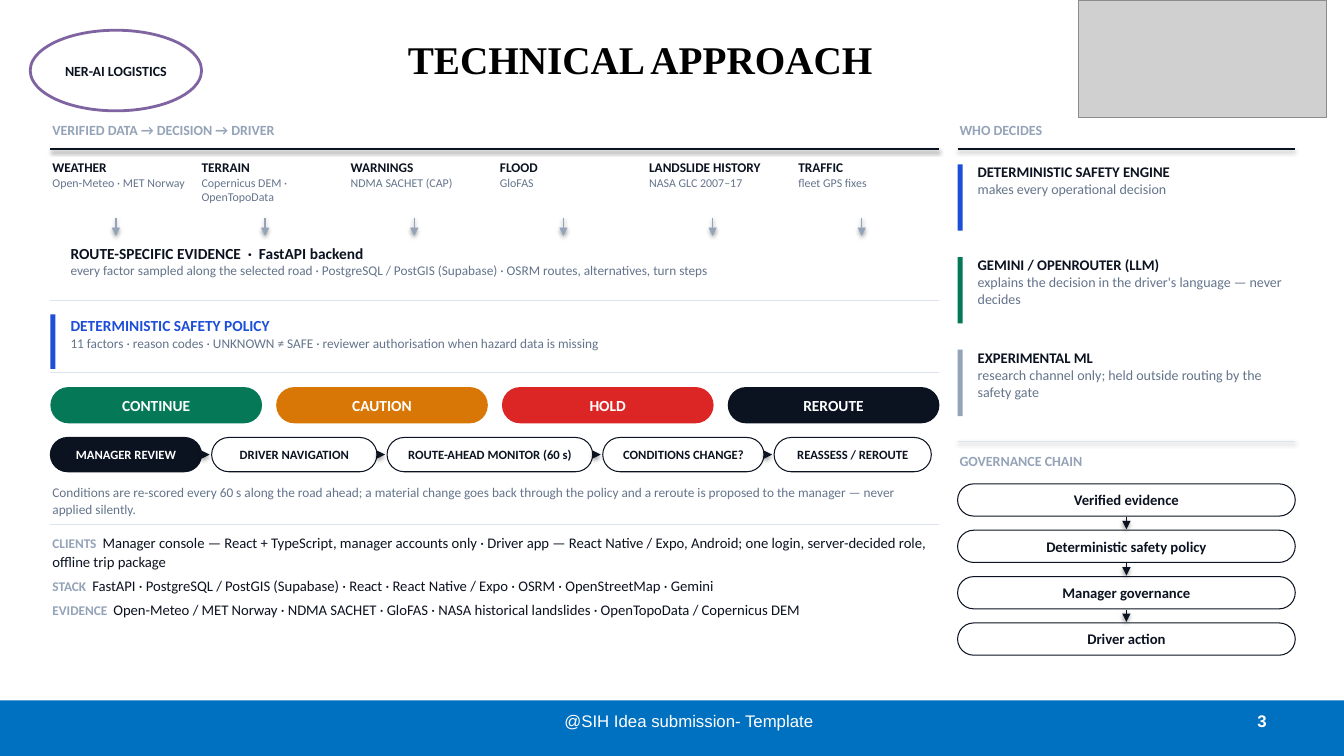
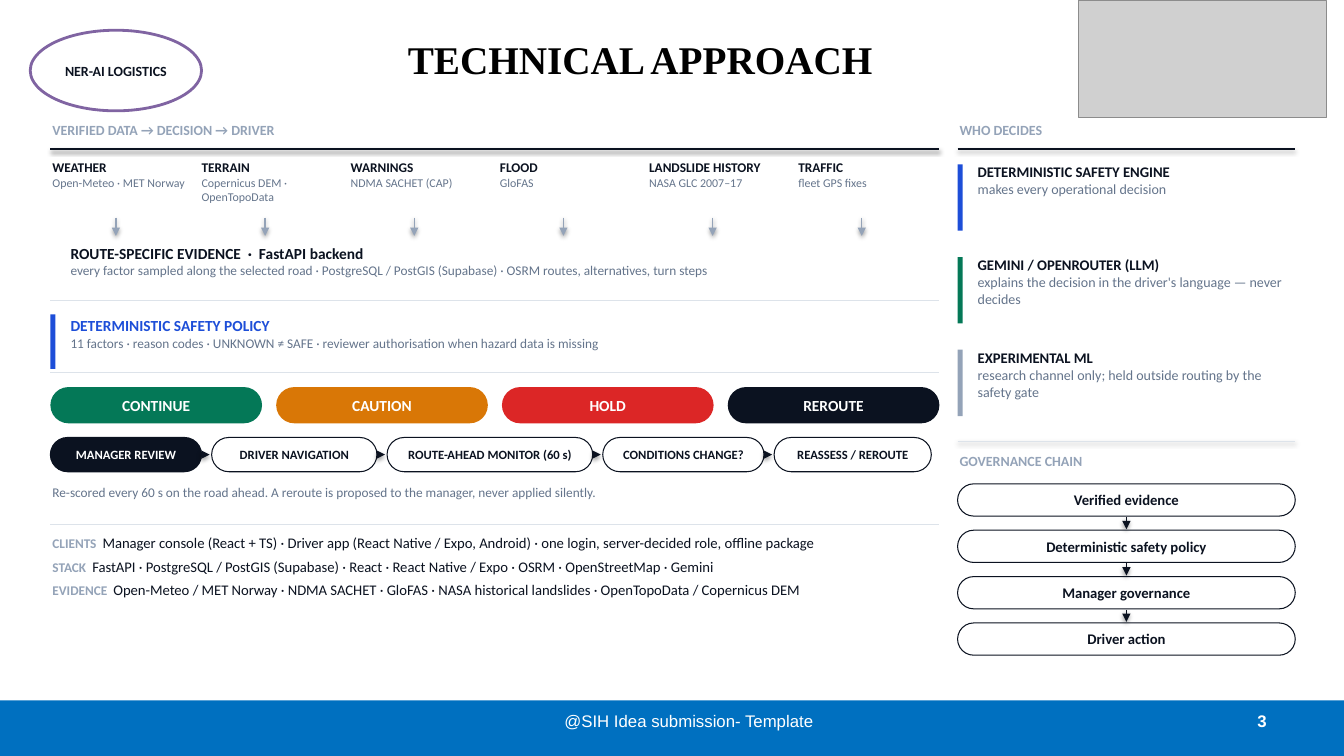
Before and after one commit to nxtlucifer/ner-ai-logistics, a slide deck: slide 3 of docs/submission/variants/RASTA_AI_SIH26002_TEAM17_V02_EDITORIAL.pptx. Drawn at 1344x756 pixels with LibreOffice and Linux fonts; fonts in the diff are those of the drawing; grey boxes stand for pictures. Boxes give left, top, right and bottom in pixels: in the first picture for what was removed or moved away, otherwise in the second. Text is boxed around its words. In the diff, an @@ line names an element or a change of style, - is before the commit and + after.

```diff
--- a/docs/submission/variants/RASTA_AI_SIH26002_TEAM17_V02_EDITORIAL.pptx
+++ b/docs/submission/variants/RASTA_AI_SIH26002_TEAM17_V02_EDITORIAL.pptx
@@ text at (52, 488, 596, 499): text changed @@
-Conditions are re-scored every 60 s along the road ahead; a material change goes back through the policy and a reroute is proposed to the manager — never applied silently.
+Re-scored every 60 s on the road ahead. A reroute is proposed to the manager, never applied silently.
@@ text at (52, 537, 814, 551): text changed @@
-CLIENTS Manager console — React + TypeScript, manager accounts only · Driver app — React Native / Expo, Android; one login, server-decided role, offline trip package
+CLIENTS Manager console (React + TS) · Driver app (React Native / Expo, Android) · one login, server-decided role, offline package
```
Also in this commit, not shown: 4 other slides changed, 50 other files.
